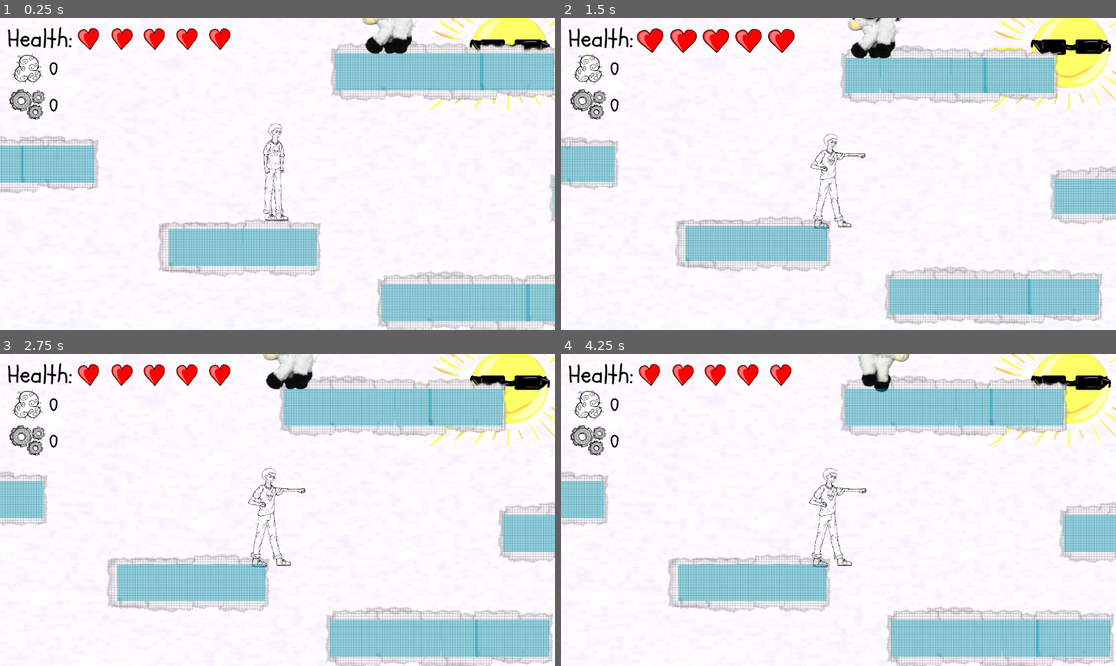
Above: before the commit, frames 1-4 (two rows, left to right).
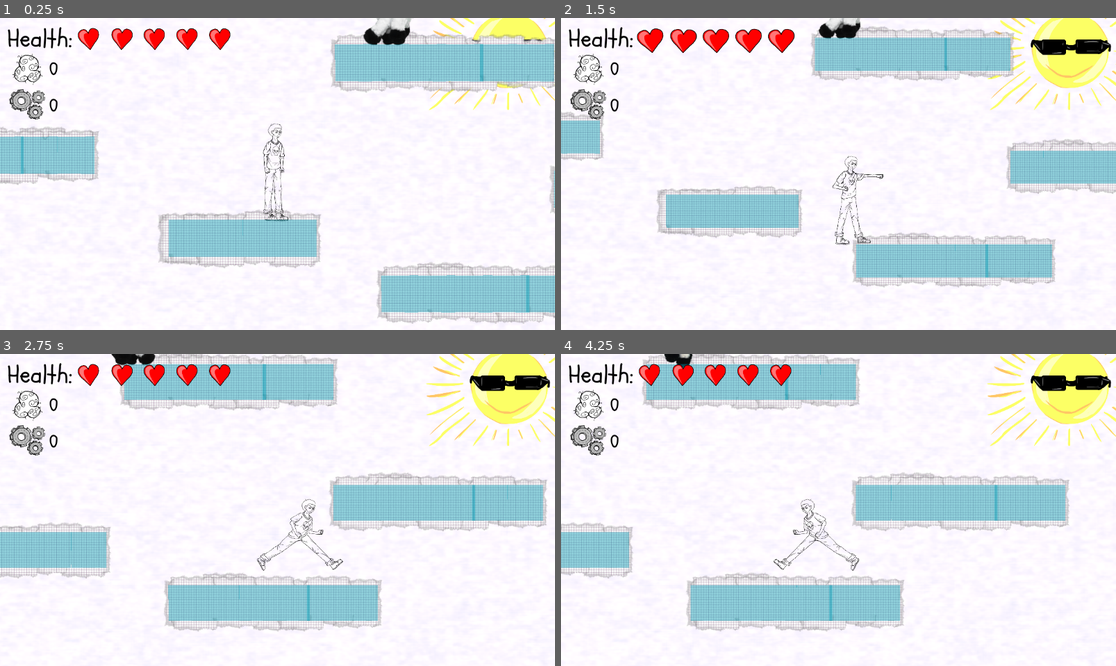
Above: after the commit, the same moments.

Repository: asger-finding/ddu-syds-droemmerejse
Game: Godot game, scene res://Root.tscn
Two runs of this game, one before a commit and one after it. Both use one fixed random seed, a clock stepped at 60 frames per second and the inputs below.
Inputs:
- Up to frame 1 (0.25 s): no input
- Up to frame 2 (1.5 s): tap Enter (ui_accept) at 0.5, 0.77 s; hold Right (ui_right) 0.53-1.28 s; tap X (Punch) at 0.6, 1.35 s; hold Down (ui_down) from 1.28 s (still down)
- Up to frame 3 (2.75 s): tap Enter (ui_accept) at 1.52 s; release Down (ui_down) at 2.03 s; hold Right (ui_right) from 2.03 s (still down); tap X (Punch) at 2.1 s
- Up to frame 4 (4.25 s): release Right (ui_right) at 2.78 s; hold Up (ui_up) 2.78-3.53 s; tap X (Punch) at 2.85, 3.6 s; tap Enter (ui_accept) at 3.02, 3.77 s; hold Left (ui_left) from 3.53 s (still down)

The runs differ from the first frame. In frame 1, 12% of the frame differs, in the area x 0-100%, y 0-100%; in frame 2, 30%; in frame 3, 36%; in frame 4, 36%.

Commit message:
feat: add death animation feat: add punch feat: add enemy knockback feat: add rolling collision

Diff:
--- a/game/Scenes/World.tscn
+++ b/game/Scenes/World.tscn
@@ -107,9 +107,11 @@
 [sub_resource type="RectangleShape2D" id="RectangleShape2D_5dli4"]
 size = Vector2(722, 828)
 
-[sub_resource type="CapsuleShape2D" id="CapsuleShape2D_uvb3s"]
-radius = 14.9
-height = 103.2
+[sub_resource type="RectangleShape2D" id="RectangleShape2D_r0dna"]
+size = Vector2(27, 97.4)
+
+[sub_resource type="RectangleShape2D" id="RectangleShape2D_b5aes"]
+size = Vector2(40, 40)
 
 [node name="SceneRoot" type="Node2D"]
 
@@ -133,7 +135,7 @@
 position = Vector2(0.2, 0.2)
 scale = Vector2(0.1, 0.1)
 sprite_frames = SubResource("SpriteFrames_d2jk0")
-animation = &"Run"
+animation = &"Idle"
 
 [node name="Punch" type="Area2D" parent="Interactability/Player/PlayerSprite"]
 position = Vector2(62, -396)
@@ -142,15 +144,26 @@
 position = Vector2(-135, 390)
 shape = SubResource("RectangleShape2D_5dli4")
 
-[node name="PlayerCollision" type="CollisionShape2D" parent="Interactability/Player"]
-position = Vector2(-8.4, 5.2)
-shape = SubResource("CapsuleShape2D_uvb3s")
+[node name="StandingCollision" type="CollisionShape2D" parent="Interactability/Player"]
+position = Vector2(-4.9, -1.1)
+scale = Vector2(1, 1)
+shape = SubResource("RectangleShape2D_r0dna")
+one_way_collision = true
+one_way_collision_margin = 0.0
+debug_color = Color(0.735591, 1.63645e-06, 0.425898, 0.42)
+
+[node name="RollingCollision" type="CollisionShape2D" parent="Interactability/Player"]
+position = Vector2(0, 39)
+scale = Vector2(1, 1)
+shape = SubResource("RectangleShape2D_b5aes")
+disabled = true
 one_way_collision = true
 one_way_collision_margin = 0.0
 debug_color = Color(0.735591, 1.63645e-06, 0.425898, 0.42)
 
 [node name="Enemy" parent="Interactability" instance=ExtResource("18_irg3d")]
 position = Vector2(605, -1010)
+health = 5
 
 [node name="Fluff" parent="Interactability" instance=ExtResource("19_y8a40")]
 position = Vector2(-2518, -1500)
--- a/game/Scripts/Constants.gd
+++ b/game/Scripts/Constants.gd
@@ -19,10 +19,9 @@
 const ACCELERATION := 3000.0
 const FLOOR_DEACCELERATION := 7000.0 # x component deacceleration when touching floor
 const AIR_DEACCELERATION := 1000.0 # x component deacceleration in the air
+const DEAD_DEACCELERATION := 3000.0 # x component deacceleration when our player dies
 const JUMP_VELOCITY := 2800.0
 const ROLL_VELOCITY := 1200.0
-const FASTFALL_VELOCITY := 1500.0
-const FASTFALL_INITIAL_VELOCITY := 800.0
 const FLASH_FREQUENCY := 5.0
 
 # Camera follow configuration
--- a/game/Scripts/Enemy.gd
+++ b/game/Scripts/Enemy.gd
@@ -17,6 +17,8 @@
 
 # Private
 var distance_traversed := 0.0 # px
+var knockback_time := 0.0
+var knockback_velocity := Vector2.ZERO
 
 func _ready() -> void:
 	_animated_sprite.play(enemy_class)
@@ -26,6 +28,13 @@
 		kill()
 
 func _physics_process(delta: float) -> void:
+	if knockback_time > 0:
+		knockback_time -= delta
+		velocity = knockback_velocity
+		knockback_velocity = knockback_velocity.lerp(Vector2.ZERO, 5.0 * delta)
+		move_and_slide()
+		return
+
 	match enemy_class:
 		"Cow":
 			velocity.x = speed * (-1 if _animated_sprite.flip_h else 1)
@@ -33,9 +42,8 @@
 			# Apply gravity
 			if not is_on_floor():
 				velocity.y += Global.Constants.GRAVITY * delta
-
 			# Check for edge ahead and turn around
-			if is_edge_ahead():
+			elif is_edge_ahead():
 				_edge_raycast.target_position.x *= -1
 				_animated_sprite.flip_h = !_animated_sprite.flip_h
 
@@ -56,6 +64,10 @@
 	var collider = _edge_raycast.get_collider()
 	return !(collider and collider != Player)
 
+func receive_knockback(lr_direction: int, knockback_strength: float, duration: float = 0.3) -> void:
+	knockback_time = duration
+	knockback_velocity = lr_direction * knockback_strength * Vector2.ONE
+
 func apply_knockback_to_player(player: Player) -> void:
 		# Temporarily disable floor detection
 		var original_floor_stop = player.floor_stop_on_slope
@@ -68,8 +80,7 @@
 		var collision_angle = direction_to_player.angle()
 		var opposite_angle = collision_angle
 		var launch_direction = Vector2(cos(opposite_angle), sin(opposite_angle))
-		var knockback_force = 1500.0
-		player.knockback(launch_direction, knockback_force, true)
+		player.knockback_player(launch_direction, knockback_strength, true)
 
 		# Restore our floor settings
 		await get_tree().create_timer(0.1).timeout
--- a/game/Scripts/Player.gd
+++ b/game/Scripts/Player.gd
@@ -4,35 +4,41 @@
 # --- State ---
 var health := 0
 var jump_count := 0
-var is_fastfalling := false
 var is_rolling := false
 var is_punching := false
 var stun_time := 0.0
 
 # --- References ---
-@onready var animated_sprite: AnimatedSprite2D = $PlayerSprite
-@onready var punch_hit_box: CollisionShape2D = $PlayerSprite/Punch/PunchHitbox
+@onready var _animated_sprite: AnimatedSprite2D = $PlayerSprite
+@onready var _standing_collision: CollisionShape2D = $StandingCollision
+@onready var _rolling_collision: CollisionShape2D = $RollingCollision
+@onready var _punch_hitbox: CollisionShape2D = $PlayerSprite/Punch/PunchHitbox
 
 var shader_material: ShaderMaterial
 
 # --- Lifecycle ---
 func _ready() -> void:
 	Global.Player = self
+
 	health = Global.Constants.HEALTH
+
+	_standing_collision.disabled = false
+	_rolling_collision.disabled = true
+
 	_setup_flash_shader()
 
 func _process(delta: float) -> void:
-	if not is_alive():
-		_die()
-
-	if process_stun(delta):
-		move_and_slide()
-		return
-
-	_handle_animation()
+	if is_alive():
+		if process_stun(delta):
+			move_and_slide()
+			return
+
+		_handle_animation()
+
 	move_and_slide()
 
 func _physics_process(delta: float) -> void:
+	_apply_dead_friction(delta)
 	_apply_gravity(delta)
 
 	if stun_time > 0:
@@ -41,15 +47,11 @@
 	if is_punching:
 		return
 
-	punch_hit_box.disabled = true
+	_punch_hitbox.disabled = true
 
 	_handle_jump()
-
-	if is_rolling:
-		_apply_roll()
-		return
-
-	_handle_fastfall(delta)
+	_handle_roll()
+
 	_handle_punch()
 	_handle_horizontal_movement(delta)
 
@@ -68,7 +70,7 @@
 	shader.code = shader_code
 	shader_material = ShaderMaterial.new()
 	shader_material.shader = shader
-	animated_sprite.material = shader_material
+	_animated_sprite.material = shader_material
 
 # --- Internal: Animation ---
 func _handle_animation() -> void:
@@ -78,31 +80,33 @@
 		return
 
 	var moving := false
-	# animated_sprite.speed_scale = 1
-	if Input.is_action_just_pressed("ui_down") and is_on_floor():
+	if Input.is_action_just_pressed("ui_down"):
 		_start_roll()
 		return
 
 	if Input.is_action_pressed("ui_right"):
-		animated_sprite.flip_h = false
+		_animated_sprite.flip_h = false
 		if is_on_floor():
-			animated_sprite.play("Run")
+			_animated_sprite.play("Run")
 			moving = true
 	elif Input.is_action_pressed("ui_left"):
-		animated_sprite.flip_h = true
+		_animated_sprite.flip_h = true
 		if is_on_floor():
-			animated_sprite.play("Run")
+			_animated_sprite.play("Run")
 			moving = true
 
 	if not moving:
-		animated_sprite.stop()
+		_animated_sprite.stop()
 		if is_on_floor():
-			# animated_sprite.speed_scale = 0.8*(velocity.x)/(Global.Constants.TOP_SPEED)
-			animated_sprite.play("Idle")
+			_animated_sprite.play("Idle")
 		else:
-			animated_sprite.play("Fall")
+			_animated_sprite.play("Fall")
 
 # --- Internal: Movement ---
+func _apply_dead_friction(delta: float) -> void:
+	if not is_alive():
+		velocity.x = move_toward(velocity.x, 0, Global.Constants.DEAD_DEACCELERATION * delta)
+
 func _apply_gravity(delta: float) -> void:
 	if not is_on_floor():
 		if jump_count <= 1:
@@ -118,20 +122,17 @@
 			jump_count += 1
 			is_rolling = false
 
-func _apply_roll() -> void:
-	velocity.x = (-1 if animated_sprite.flip_h else 1) * Global.Constants.ROLL_VELOCITY
-	move_and_slide()
+func _handle_roll() -> void:
+	if is_rolling:
+		velocity.x = (-1 if _animated_sprite.flip_h else 1) * Global.Constants.ROLL_VELOCITY
+		move_and_slide()
 
 func _start_roll() -> void:
 	is_rolling = true
-	# animated_sprite.speed_scale = 5
-	animated_sprite.play("Roll")
-
-func _handle_fastfall(delta: float) -> void:
-	if Input.is_action_just_pressed("ui_down") and not is_on_floor():
-		if velocity.y < 0:
-			velocity.y = Global.Constants.FASTFALL_INITIAL_VELOCITY
-		velocity.y += Global.Constants.FASTFALL_VELOCITY * delta
+	_animated_sprite.play("Roll")
+
+	_standing_collision.disabled = true
+	_rolling_collision.disabled = false
 
 func _handle_horizontal_movement(delta: float) -> void:
 	var direction := Input.get_axis("ui_left", "ui_right")
@@ -156,48 +157,42 @@
 
 func _handle_punch():
 	if Input.is_action_just_pressed("Punch"):
-		is_rolling=false
+		is_rolling = false
 		is_punching = true
-		animated_sprite.play("Punch")
-		var direction
-		if animated_sprite.flip_h:
-			direction = -1
-		else:
-			direction = 1
-		punch_hit_box.disabled = false
-		punch_hit_box.position= position + Vector2(200*direction,70)
-		print(position,punch_hit_box.position )
-
-		print("PUNCH!")
+		_animated_sprite.play("Punch")
+
+		var direction = -1 if _animated_sprite.flip_h else 1
+		_punch_hitbox.position = Vector2(50 * direction, 0)
+		_punch_hitbox.disabled = false
+
+		await get_tree().create_timer(0.1).timeout
+		_punch_hitbox.disabled = true
 
 # --- Internal: State ---
-func _die() -> void:
-	print("you r died")
-	animated_sprite.play("Death")
-	set_process(false)
+func kill() -> void:
+	print("Player died")
+	_animated_sprite.play("Death")
 
 # --- Callbacks ---
-func _onanimated_sprite_2d_animation_finished() -> void:
-	match animated_sprite.animation:
+func _on_animated_sprite_2d_animation_finished() -> void:
+	match _animated_sprite.animation:
 		"Roll":
 			is_rolling = false
+			_standing_collision.disabled = false
+			_rolling_collision.disabled = true
+			_animated_sprite.play("Idle")
 		"Punch":
 			is_punching = false
-			punch_hit_box.disabled = true
-			animated_sprite.play("Idle")
+			_punch_hitbox.disabled = true
+			_animated_sprite.play("Idle")
 
 func _on_punch_body_entered(body: Node2D) -> void:
-	print(body.get_class())
-	if body.is_class("Enemy") and body != self:
-		body.health -= 1
-		print("you hit")
-		print(body)
-
-func _on_punch_body_exited(body: Node2D) -> void:
-	if body.is_class("Enemy") and body != self:
-		body.health -= 1
-		print("you hit")
-		print(body)
+	if body is Enemy and body != self:
+		var enemy = body
+		print("Hit enemy: ", enemy)
+		enemy.health -= 1
+		enemy.receive_knockback(-1 if _animated_sprite.flip_h else 1, 1500.0)
+		_punch_hitbox.disabled = true
 
 # --- Public API: Stun ---
 func stun(time: float) -> bool:
@@ -213,11 +208,11 @@
 	if is_stunned:
 		is_rolling = false
 		var white := (int(floor(stun_time * Global.Constants.FLASH_FREQUENCY)) % 2 == 0) if stun_time > delta else false
-		animated_sprite.material.set_shader_parameter("white", white)
+		_animated_sprite.material.set_shader_parameter("white", white)
 	return is_stunned
 
 # --- Public API: Knockback ---
-func knockback(direction: Vector2, launch_force: float, ignore_current_velocity = true) -> void:
+func knockback_player(direction: Vector2, launch_force: float, ignore_current_velocity = true) -> void:
 	var new_velocity = direction * launch_force
 
 	if ignore_current_velocity:
@@ -243,14 +238,8 @@
 
 func _change_health(delta: int) -> int:
 	health = max(0, health + delta)
+	if not is_alive(): kill()
 	return health
 
 func is_alive() -> bool:
 	return health > 0
-
-# --- Public API: States ---
-func get_roll() -> Dictionary:
-	return { "state": is_rolling, "direction": -1 if animated_sprite.flip_h else 1 }
-
-func get_fastfall() -> Dictionary:
-	return { "state": is_fastfalling }
Not shown: 1 places in game/Scenes/World.tscn that only renumber resources
